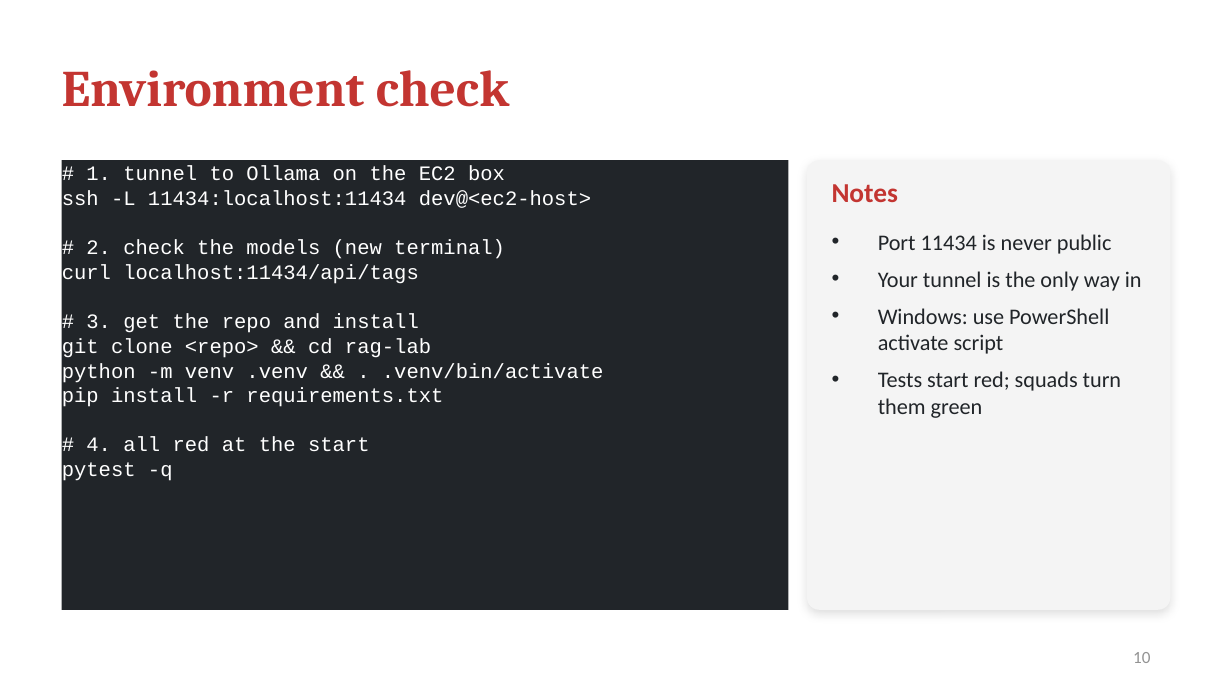
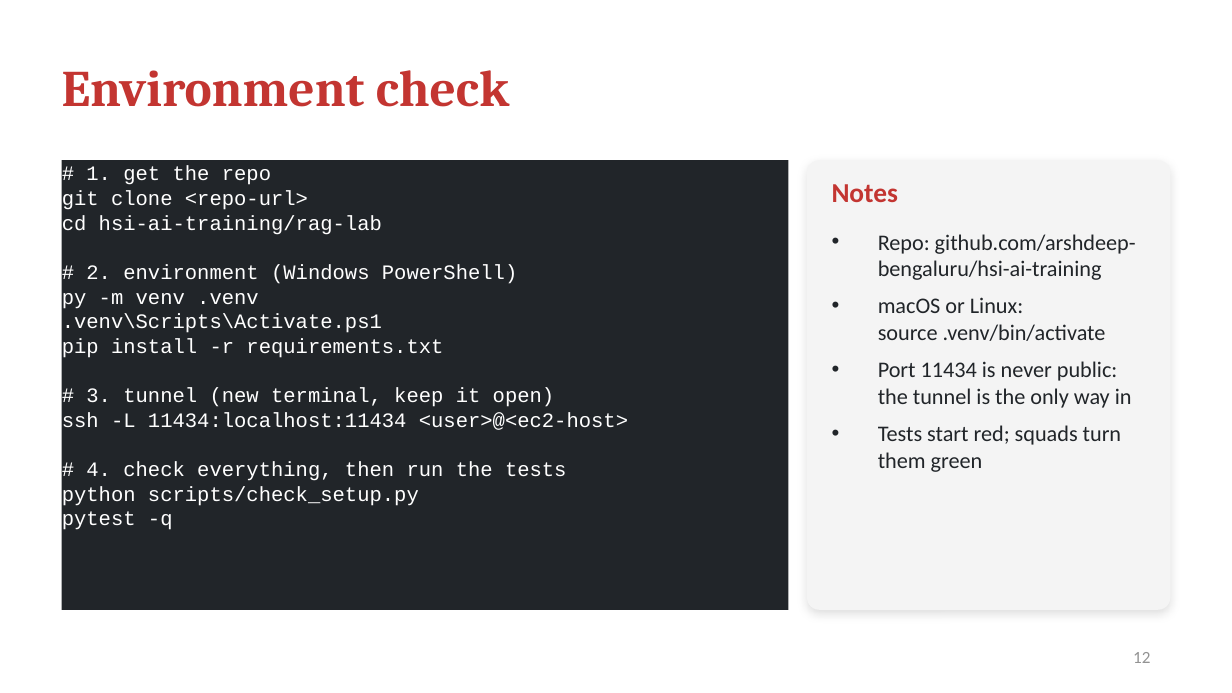
Before and after one commit to arshdeep-bengaluru/hsi-ai-training, a slide deck: slide 12 of slides/HSI_RAG_Dev_Workshop.pptx (slide 10 before the commit). Drawn at 1232x693 pixels with LibreOffice and Linux fonts; fonts in the diff are those of the drawing. Boxes give left, top, right and bottom in pixels: in the first picture for what was removed or moved away, otherwise in the second. Text is boxed around its words. In the diff, an @@ line names an element or a change of style, - is before the commit and + after.

```diff
--- a/slides/HSI_RAG_Dev_Workshop.pptx
+++ b/slides/HSI_RAG_Dev_Workshop.pptx
@@ text in rectangle at [62, 166, 517, 333]: text changed @@
-# 1. tunnel to Ollama on the EC2 box
-ssh -L 11434:localhost:11434 dev@<ec2-host>
-# 2. check the models (new terminal)
-curl localhost:11434/api/tags
-# 3. get the repo and install
-git clone <repo> && cd rag-lab
-python -m venv .venv && . .venv/bin/activate
+# 1. get the repo
+git clone <repo-url>
+cd hsi-ai-training/rag-lab
+# 2. environment (Windows PowerShell)
+py -m venv .venv
+.venv\Scripts\Activate.ps1
@@ text at [878, 234, 1136, 408]: text changed @@
-• Port 11434 is never public
-• Your tunnel is the only way in
-• Windows: use PowerShell activate script
+• Repo: github.com/arshdeep-bengaluru/hsi-ai-training
+• macOS or Linux: source .venv/bin/activate
+• Port 11434 is never public: the tunnel is the only way in
@@ text in rectangle at [62, 388, 628, 506]: text changed @@
-# 4. all red at the start
+# 3. tunnel (new terminal, keep it open)
+ssh -L 11434:localhost:11434 <user>@<ec2-host>
+# 4. check everything, then run the tests
+python scripts/check_setup.py
@@ page number at [1133, 652, 1150, 663]: text changed @@
-10
+12
```
Also in this commit, not shown: 2 slides added, 3 other files.
